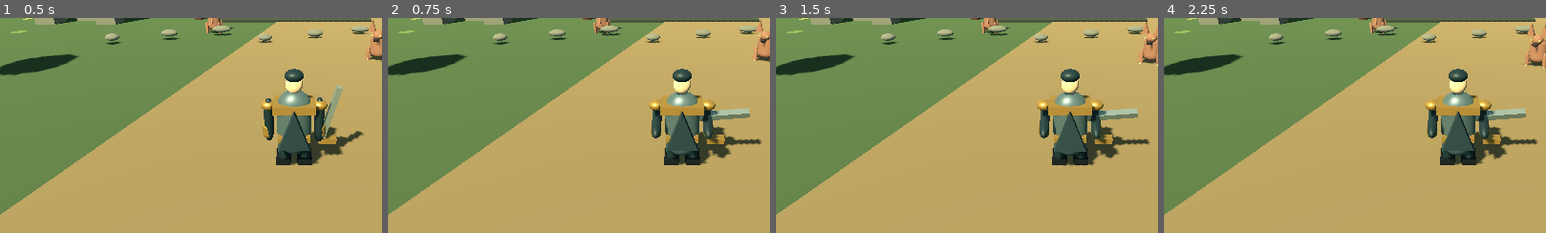
Above: before the commit, frames 1-4 (left to right).
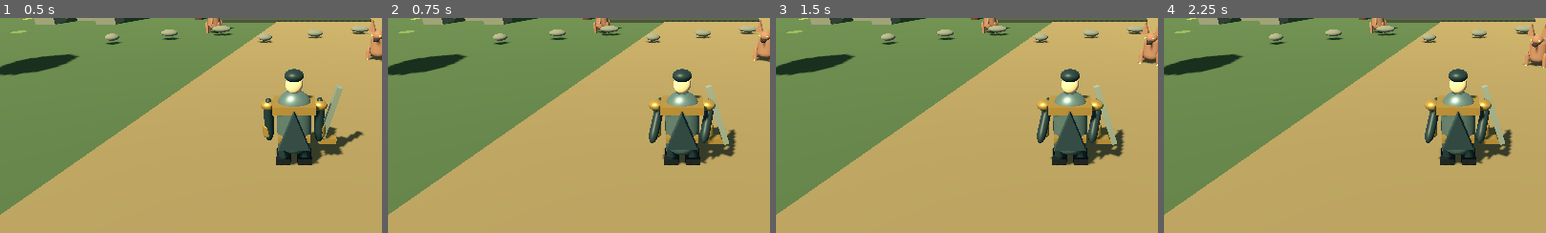
Above: after the commit, the same moments.

Repository: filesgloom-png/ELDERVALE
Game: Godot game, scene res://scenes/main_3d.tscn
Same seed, same stepped clock (60 frames per second), same inputs: the game is played once before the commit and once after it.
Inputs:
- Up to frame 1 (0.5 s): no input
- Up to frame 2 (0.75 s): click "ATTACK" at 0.5 s
- Up to frame 3 (1.5 s): click "SKILL" at 1.25 s
- Up to frame 4 (2.25 s): click "ULT" at 2 s
The pictures show only the part of the screen within x 12-62%, y 32-82%; the shares and areas given below are measured in that part.

Frame 1 is identical in both runs. In frame 2, 1.9% of the frame differs, in the area x 68-98%, y 31-69%; in frame 3, 1.9%; in frame 4, 1.9%.

Commit message:
combat: add attack follow-through and enemy hit reactions

Diff:
--- a/scripts/main_3d.gd
+++ b/scripts/main_3d.gd
@@ -28,11 +28,15 @@
 var animated_legs: Array[Node3D] = []
 var enemy_legs: Array[Node3D] = []
 var enemy_tails: Array[Node3D] = []
+var enemy_health: Dictionary = {}
+var enemy_hit_timers: Dictionary = {}
+var enemy_base_colors: Dictionary = {}
 var animated_sword: Node3D
 var animated_cape: Node3D
 var animated_torso: Node3D
 var attack_anim_time := 0.0
-const ATTACK_ANIM_DURATION := 0.34
+const ATTACK_ANIM_DURATION := 0.62
+const ENEMY_HIT_REACTION_DURATION := 0.24
 var animation_time := 0.0
 
 func _ready() -> void:
@@ -256,6 +260,9 @@
 			var eye := _mesh_node(enemy, SphereMesh.new(), eye_mat, Vector3(side * 0.17, 1.31, -0.73), "Eye")
 			eye.scale = Vector3(0.075, 0.07, 0.05)
 		enemies.append(enemy)
+		enemy_health[enemy] = 75 if i < 3 else 110
+		enemy_hit_timers[enemy] = 0.0
+		enemy_base_colors[enemy] = hide_mat.albedo_color
 
 func _build_hud() -> void:
 	var layer := CanvasLayer.new()
@@ -393,18 +400,25 @@
 	var gait := sin(animation_time * 9.0) * (0.62 if walking else 0.035)
 	attack_anim_time = maxf(0.0, attack_anim_time - delta)
 	var attack_phase := 1.0 - attack_anim_time / ATTACK_ANIM_DURATION
-	var swing := sin(clampf(attack_phase, 0.0, 1.0) * PI) if attack_anim_time > 0.0 else 0.0
+	var attack_active := attack_anim_time > 0.0
+	var anticipation := sin(clampf(attack_phase / 0.28, 0.0, 1.0) * PI * 0.5) if attack_active else 0.0
+	var strike_progress := clampf((attack_phase - 0.28) / 0.34, 0.0, 1.0)
+	var swing := sin(strike_progress * PI) if attack_active and attack_phase >= 0.28 and attack_phase <= 0.62 else 0.0
+	var follow_through := (1.0 - clampf((attack_phase - 0.62) / 0.38, 0.0, 1.0)) if attack_active and attack_phase > 0.62 else 0.0
 	for i in range(animated_arms.size()):
-		animated_arms[i].rotation.x = -gait * (1.0 if i == 0 else -1.0) - swing * 1.25
+		var arm_side := 1.0 if i == 0 else -1.0
+		animated_arms[i].rotation.x = -gait * arm_side - anticipation * 0.42 - swing * 1.5 + follow_through * 0.2
+		animated_arms[i].rotation.z = -anticipation * 0.16 - swing * 0.22
 	for i in range(animated_legs.size()):
-		animated_legs[i].rotation.x = gait * (1.0 if i == 0 else -1.0)
+		animated_legs[i].rotation.x = gait * (1.0 if i == 0 else -1.0) + anticipation * 0.08 - swing * 0.12
 	if animated_sword != null:
-		animated_sword.rotation.z = -0.28 - swing * 1.2
-		animated_sword.rotation.x = swing * 0.3
+		animated_sword.rotation.z = -0.28 + anticipation * 0.82 - swing * 1.55 + follow_through * 0.18
+		animated_sword.rotation.x = -anticipation * 0.18 + swing * 0.42
 	if animated_torso != null:
-		animated_torso.position.y = 1.12 + (absf(gait) * 0.035 if walking else 0.0) - swing * 0.045
+		animated_torso.position.y = 1.12 + (absf(gait) * 0.035 if walking else 0.0) - anticipation * 0.025 - swing * 0.065 + follow_through * 0.02
+		animated_torso.rotation.y = anticipation * -0.12 + swing * 0.18
 	if animated_cape != null:
-		animated_cape.rotation.x = sin(animation_time * 3.0) * 0.045 + (0.1 if walking else 0.0)
+		animated_cape.rotation.x = sin(animation_time * 3.0) * 0.045 + (0.1 if walking else 0.0) + anticipation * 0.12 - swing * 0.16 + follow_through * 0.08
 	for i in range(enemy_legs.size()):
 		enemy_legs[i].rotation.x = sin(animation_time * 7.0 + float(i % 4) * PI * 0.5) * 0.16
 	for i in range(enemy_tails.size()):
@@ -421,6 +435,15 @@
 	for i in range(enemies.size()):
 		var enemy := enemies[i]
 		if not is_instance_valid(enemy): continue
+		var hit_left: float = maxf(0.0, float(enemy_hit_timers.get(enemy, 0.0)) - delta)
+		enemy_hit_timers[enemy] = hit_left
+		enemy.rotation.z = lerpf(enemy.rotation.z, 0.0, minf(1.0, delta * 12.0))
+		if hit_left <= 0.0 and enemy.has_node("EnemyBody"):
+			var enemy_body := enemy.get_node("EnemyBody") as MeshInstance3D
+			var enemy_material := enemy_body.material_override as StandardMaterial3D
+			if enemy_material != null and enemy_base_colors.has(enemy):
+				enemy_material.albedo_color = enemy_base_colors[enemy]
+		if hit_left > 0.0: continue
 		var d := enemy.position.distance_to(player.position)
 		if d < 11.0 and d > 2.6:
 			var toward := (player.position - enemy.position).normalized()
@@ -447,7 +470,7 @@
 	attack_cooldown = 0.48
 	var target := _nearest_enemy()
 	if target != null:
-		_remove_enemy(target, 34)
+		_damage_enemy(target, 34)
 		status_label.text = "SWORD STRIKE  •  34 DAMAGE"
 	else:
 		status_label.text = "SWORD SWING  •  MOVE CLOSER"
@@ -459,19 +482,39 @@
 	skill_cooldown = 4.0
 	var target := _nearest_enemy()
 	if target != null:
-		_remove_enemy(target, 58)
+		_damage_enemy(target, 58)
 		status_label.text = "WARDEN CLEAVE  •  58 DAMAGE"
 	else:
 		status_label.text = "WARDEN CLEAVE  •  NO TARGET"
 	attack_flash = 0.32
 	attack_anim_time = ATTACK_ANIM_DURATION
 
-func _remove_enemy(enemy: Node3D, damage: int) -> void:
+func _damage_enemy(enemy: Node3D, damage: int) -> void:
 	if not is_instance_valid(enemy): return
+	var remaining_hp: int = int(enemy_health.get(enemy, 75)) - damage
+	enemy_health[enemy] = remaining_hp
+	# Brief hit-stop-like feedback: a red flash, recoil, and a short interruption of pursuit.
+	var body := enemy.get_node_or_null("EnemyBody") as MeshInstance3D
+	if body != null:
+		var flash_material := body.material_override as StandardMaterial3D
+		if flash_material != null:
+			flash_material.albedo_color = Color("#e5a08c")
+	enemy_hit_timers[enemy] = ENEMY_HIT_REACTION_DURATION
+	var recoil := enemy.global_position - player.global_position
+	recoil.y = 0.0
+	if recoil.length_squared() > 0.001:
+		enemy.position += recoil.normalized() * 0.48
+	enemy.rotation.z = -0.2 if enemy.position.x < player.position.x else 0.2
+	if remaining_hp > 0:
+		status_label.text = "HIT  •  %d DAMAGE  •  %d HP LEFT" % [damage, remaining_hp]
+		return
 	kills += 1
 	xp += 12
 	coins += 5
 	enemies.erase(enemy)
+	enemy_health.erase(enemy)
+	enemy_hit_timers.erase(enemy)
+	enemy_base_colors.erase(enemy)
 	var burst := OmniLight3D.new()
 	burst.light_color = Color("#ffbf72")
 	burst.light_energy = 2.5
@@ -498,7 +541,7 @@
 func _ultimate() -> void:
 	var target := _nearest_enemy()
 	if target != null:
-		_remove_enemy(target, 90)
+		_damage_enemy(target, 90)
 		status_label.text = "ANCIENT OATH  •  90 DAMAGE"
 	else:
 		status_label.text = "ANCIENT OATH  •  NO TARGET"
